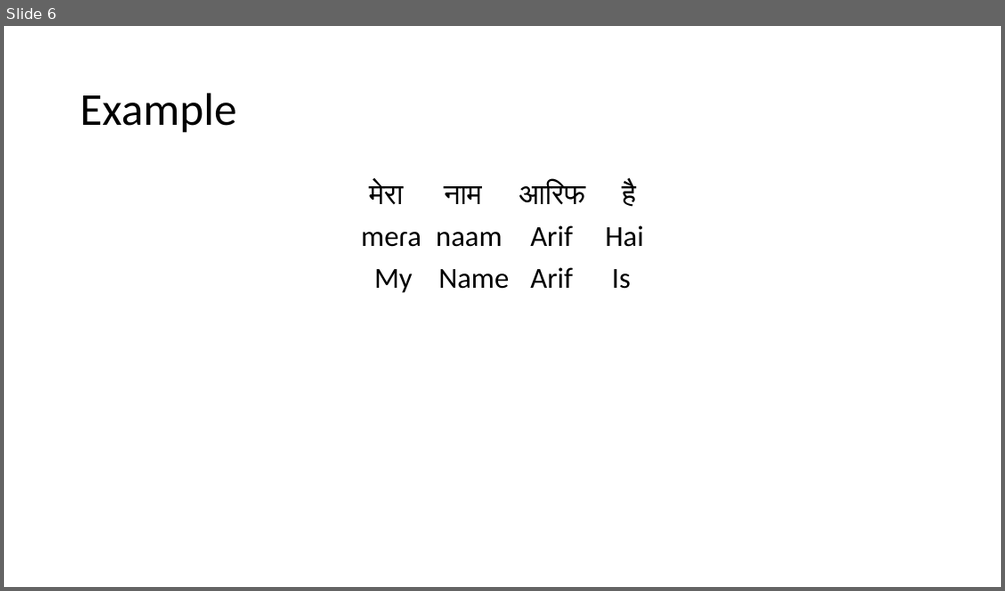
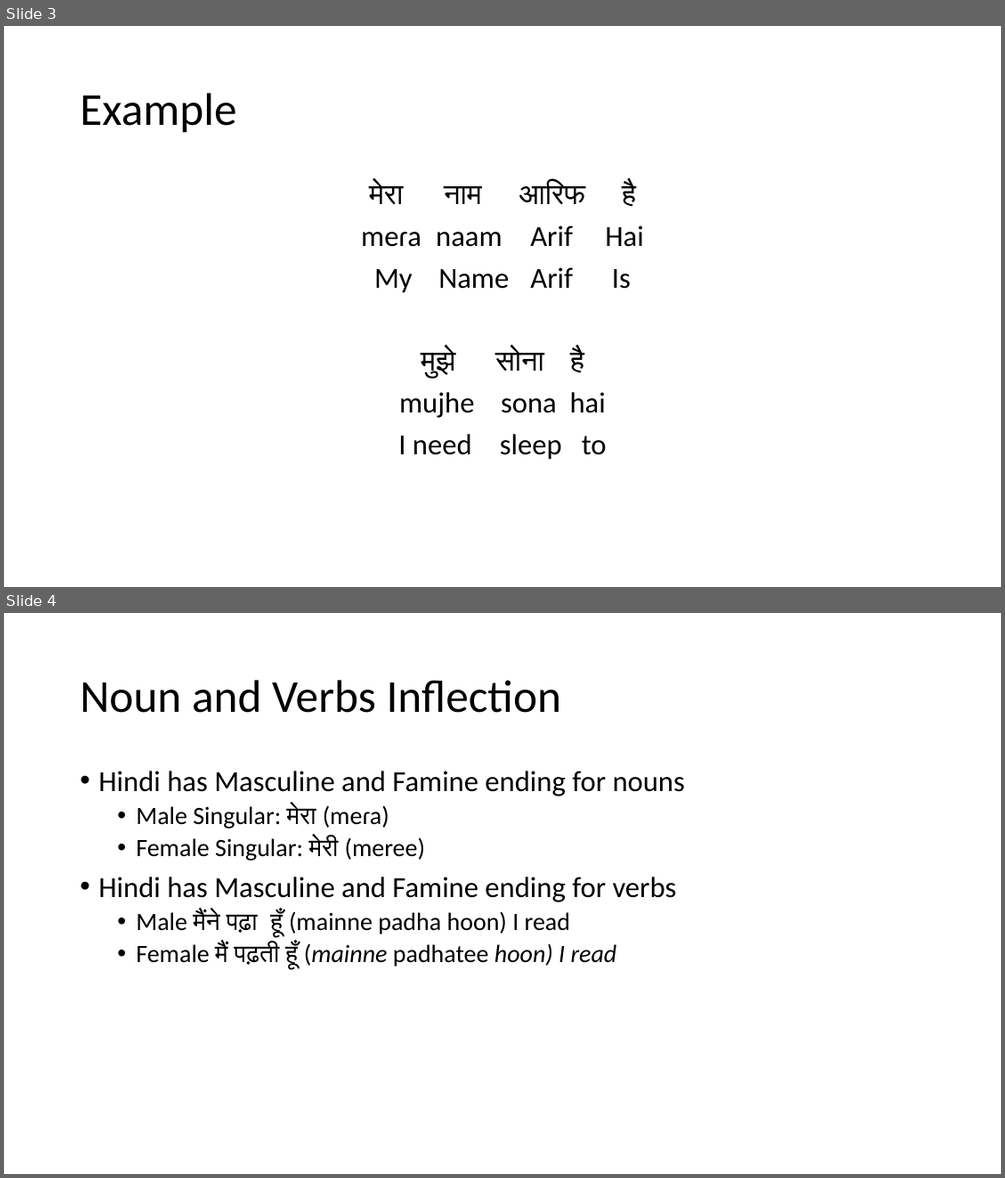
Before and after one commit to arifyali/NLP-LING-572-Fall-2016, a slide deck: NLP Language Presentation.pptx. Shown one above the other, each under a label of ours: slide 6 before the commit, slides 3 and 4 after it. The pictures are 1005x591 and 1005x1178 pixels, drawn with LibreOffice and Linux fonts; fonts in the diff are those of the drawing. Boxes give left, top, right and bottom in pixels: in the first picture for what was removed or moved away, otherwise in the second. Text is boxed around its words. In the diff, an @@ line names an element or a change of style, - is before the commit and + after.

```diff
--- a/NLP Language Presentation.pptx
+++ b/NLP Language Presentation.pptx
@@ slide 4 added at <box>4,613,1001,1174</box>, background #FFFFFF @@
@@ title added at <box>80,680,561,713</box>, 44 pt, text #000000 @@
+Noun and Verbs Inflection
@@ text added at <box>98,771,685,969</box>, 24 pt, text #000000 @@
+• Hindi has Masculine and Famine ending for nouns
+  • Male Singular: मेरा (meɾa)
+  • Female Singular: मेरी (meree)
+• Hindi has Masculine and Famine ending for verbs
+  • Male मैंने पढ़ा हूँ (mainne padha hoon) I read
+  • Female मैं पढ़ती हूँ (mainne padhatee hoon) I read
@@ what was slide 6 is now slide 3 @@
@@ slide 3 changed as well @@
@@ text at <box>398,348,607,459</box>: paragraphs added @@
+मुझे सोना है
+mujhe sona hai
+I need sleep to
```
Also in this commit, not shown: 3 other slides changed, 2 other slides added, 3 slides removed, 4 other files.
